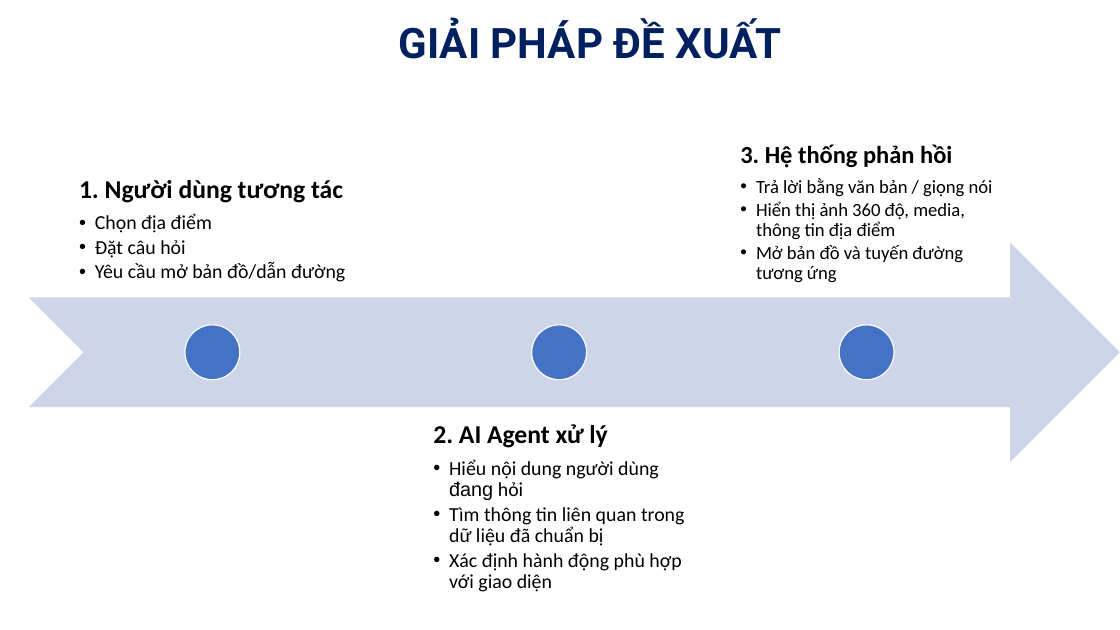
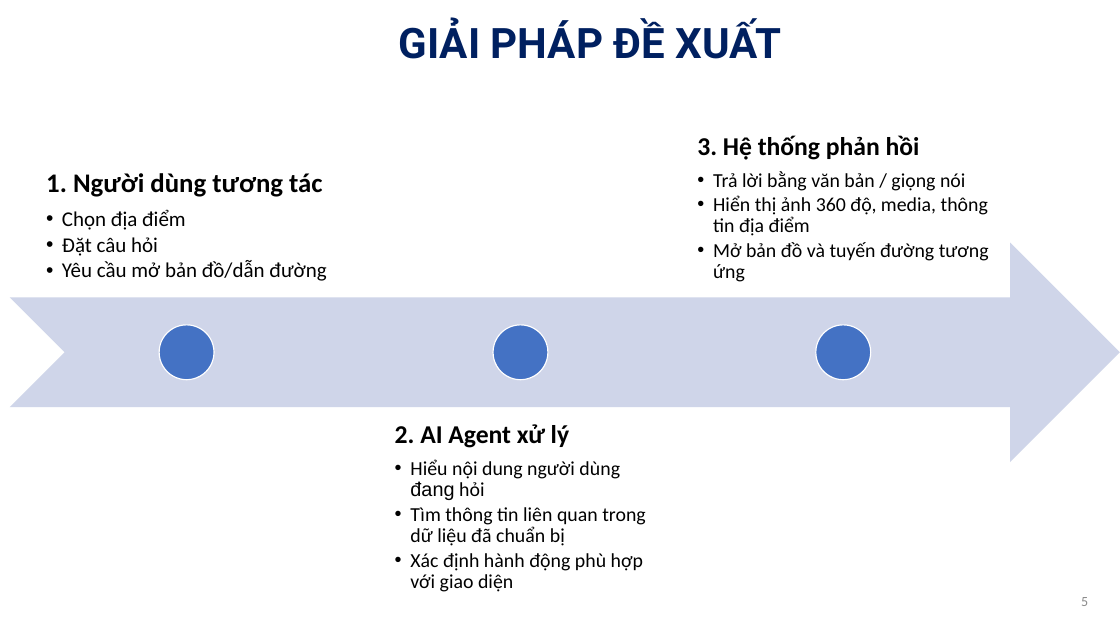
Before and after one commit to thhieu2904/tn-da22tta-110122221-nguyenthanhhieu-tvutour, a slide deck: slide 5 of docs/KhoaLuan-Slide.pptx. Drawn at 1120x630 pixels with LibreOffice and Linux fonts; fonts in the diff are those of the drawing; background and template pictures are left out. Boxes give left, top, right and bottom in pixels: in the first picture for what was removed or moved away, otherwise in the second. Text is boxed around its words. In the diff, an @@ line names an element or a change of style, - is before the commit and + after.

```diff
--- a/docs/KhoaLuan-Slide.pptx
+++ b/docs/KhoaLuan-Slide.pptx
@@ text "1. Người dùng tương tác" moved from (x1=79, y1=180, x2=345, y2=282) to (x1=46, y1=173, x2=326, y2=281) @@
@@ text "1. Người dùng tương tác" at (x1=46, y1=173, x2=326, y2=281): size 22 to 23 pt in "1. Người dùng tương tác"; size 17 to 18 pt in "Chọn địa điểm", "Đặt câu hỏi", "Yêu cầu mở bản đồ/dẫn đường" @@
@@ text "3. Hệ thống phản hồi" moved from (x1=740, y1=144, x2=993, y2=283) to (x1=697, y1=135, x2=989, y2=282) @@
@@ text "3. Hệ thống phản hồi" at (x1=697, y1=135, x2=989, y2=282): size 21 to 22 pt in "3. Hệ thống phản hồi"; size 16 to 17 pt in "Trả lời bằng văn bản / giọng ...", "Hiển thị ảnh 360 độ, media, thông ...", "Mở bản đồ và tuyến đường tương ..." @@
@@ notched right arrow resized from (x1=29, y1=243, x2=1120, y2=462) to (x1=10, y1=243, x2=1120, y2=462) @@
@@ ellipse moved from (x1=185, y1=325, x2=239, y2=380) to (x1=159, y1=325, x2=213, y2=380) @@
@@ ellipse moved from (x1=532, y1=325, x2=586, y2=380) to (x1=493, y1=325, x2=548, y2=380) @@
@@ ellipse moved from (x1=839, y1=325, x2=894, y2=380) to (x1=816, y1=325, x2=870, y2=380) @@
@@ text "2. AI Agent xử lý" moved from (x1=433, y1=424, x2=684, y2=592) to (x1=395, y1=424, x2=645, y2=592) @@
@@ page number added at (x1=1081, y1=597, x2=1088, y2=606), 12 pt, text #8C8C8C @@
+5
```
Also in this commit, not shown: 14 other slides changed.
